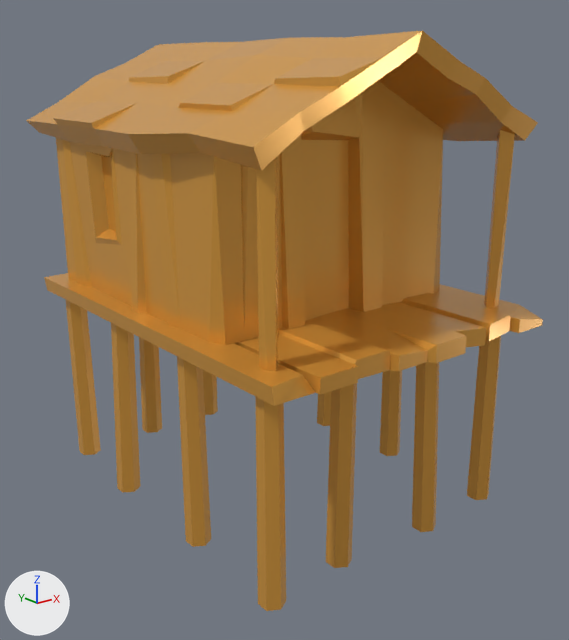
What one commit did to the glTF model models/ultimate-pack/low-poly-10/t/pirates-pirate-hut-platform-wood.glb.
One viewpoint serves both versions: a camera (50 mm lens) standing at (-6.17, -8.01, 5.43) and looking at (0.04, -0.25, 2.32). Every picture has the same lights, and +X, +Y and +Z are marked at lower left. The first picture is the older version. Where no turn or scale is listed for an object, it has been applied to the vertices.

Script lines for the objects in view, before the commit:
```python
mat_lowpoly_colors = bpy.data.materials.new('LOWPOLY-COLORS')
mat_lowpoly_colors.use_nodes = True; mat_lowpoly_colors.node_tree.nodes.clear()
_N = mat_lowpoly_colors.node_tree.nodes; _L = mat_lowpoly_colors.node_tree.links
n0 = _N.new('ShaderNodeBsdfPrincipled'); n0.name = 'Principled BSDF'
n0.inputs[1].default_value = 0.4  # 'Metallic'
n0.inputs[2].default_value = 0.272  # 'Roughness'
n1 = _N.new('ShaderNodeOutputMaterial'); n1.name = 'Material Output'
n2 = _N.new('ShaderNodeMix'); n2.name = 'Mix'
n2.data_type = 'RGBA'
n2.blend_type = 'MULTIPLY'
n2.inputs[0].default_value = 1.0  # 'Factor'
n2.inputs[7].default_value = (0.8, 0.388, 0.0631, 1.0)  # 'B', orange #e7a747
n3 = _N.new('ShaderNodeVertexColor'); n3.name = 'Color Attribute'
_L.new(n0.outputs[0], n1.inputs[0])  # 'BSDF' to 'Surface'
_L.new(n2.outputs[2], n0.inputs[0])  # 'Result' to 'Base Color'
_L.new(n3.outputs[0], n2.inputs[6])  # 'Color' to 'A'
me_pirate_hut_platform_wood = bpy.data.meshes.new('pirate-hut-platform-wood')
me_pirate_hut_platform_wood.from_pydata(...)  # 465 vertices, 720 faces; spans x -2.18..2.16, y -2.86..2.88, z 0.0..5.82
me_pirate_hut_platform_wood.materials.append(mat_lowpoly_colors)
ob_pirate_hut_platform_wood = bpy.data.objects.new('pirate-hut-platform-wood', me_pirate_hut_platform_wood)
ob_pirate_hut_platform_wood.location = (0.02, 0.0, 0.0)
```
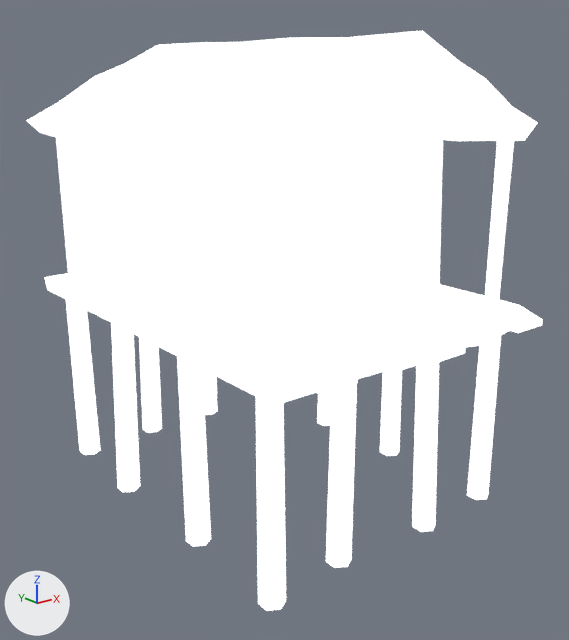
The change, as a list of edits to the scene's bpy script:
```text
Change mat_lowpoly_colors:
    where n0 = _N.new('ShaderNodeBsdfPrincipled'); n0.name = 'Principled BSDF'
    remove n0.inputs[1].default_value = 0.4  # 'Metallic'
    n0.inputs[2].default_value: 0.272 -> 0.986  # 'Roughness'
    add n0.inputs[28].default_value = 1.0  # 'Emission Strength'
    remove n2 = _N.new('ShaderNodeMix'); n2.name = 'Mix'
    remove n2.data_type = 'RGBA'
    remove n2.blend_type = 'MULTIPLY'
    remove n2.inputs[0].default_value = 1.0  # 'Factor'
    remove n2.inputs[7].default_value = (0.8, 0.388, 0.0631, 1.0)  # 'B', orange #e7a747
    where n3 = _N.new('ShaderNodeVertexColor'); n3.name = 'Color Attribute'
    remove _L.new(n2.outputs[2], n0.inputs[0])  # 'Result' to 'Base Color'
    remove _L.new(n3.outputs[0], n2.inputs[6])  # 'Color' to 'A'
    add _L.new(n3.outputs[0], n0.inputs[0])  # 'Color' to 'Base Color'
```

Where the change shows, as pixel boxes [x1, y1, x2, y2] in the pictures (569 x 640 px):
'pirate-hut-platform-wood', recoloured (lighter)
    both: [26, 30, 543, 611]
